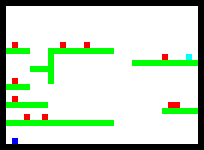
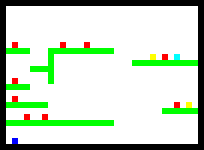
Layer changes from the first 204x150 image to the second:
painted on "Background" over box(150, 54, 192, 108)
